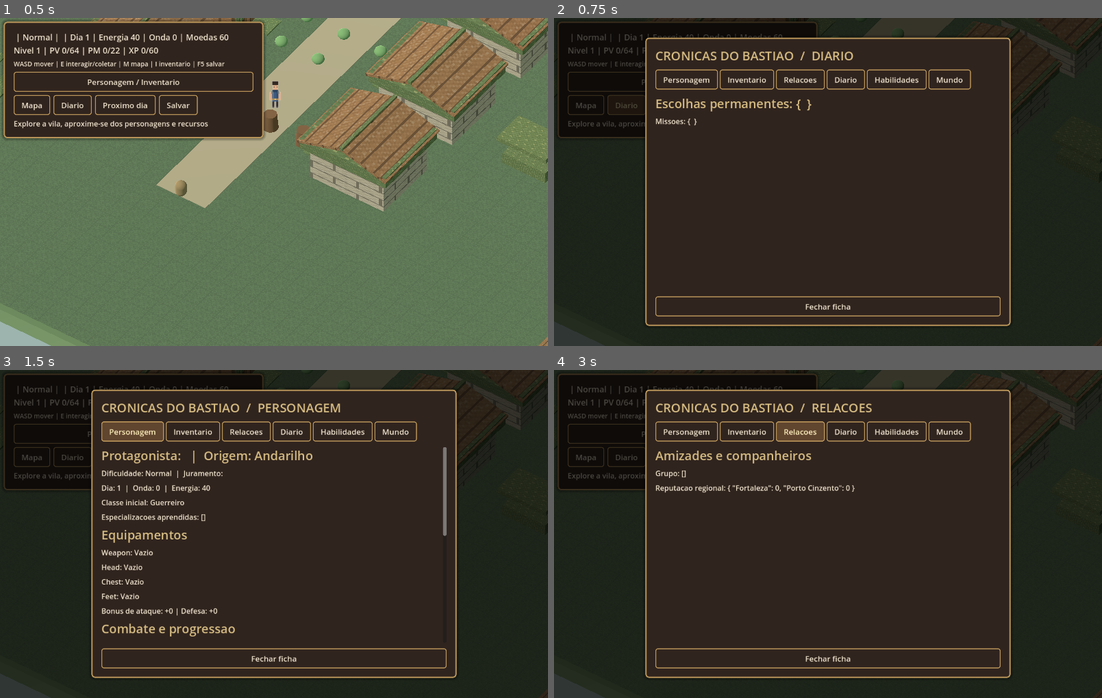
Above: before the commit, frames 1-4 (two rows, left to right).
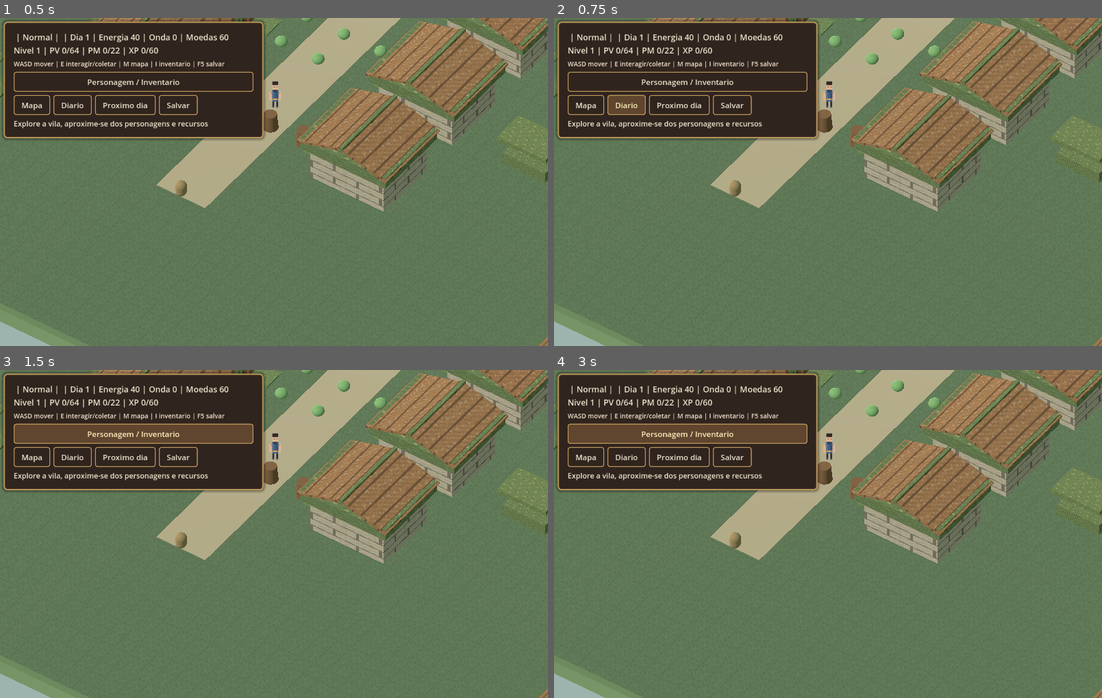
Above: after the commit, the same moments.

Repository: alexandre10227-afk/fortaleza-ultimo-bastiao
Game: Godot game, scene res://scenes/world.tscn
Two runs of this game, one before a commit and one after it. Both use one fixed random seed, a clock stepped at 60 frames per second and the inputs below. This scene is started directly instead of the project's main scene.
Inputs (mouse positions are in pixels of both pictures, inside the frame that each line leads up to):
- Up to frame 1 (0.5 s): no input
- Up to frame 2 (0.75 s): click "Diario" at 0.5 s
- Up to frame 3 (1.5 s): click (131, 432) at 1.25 s, where only the run before the commit has a clickable "Personagem"
- Up to frame 4 (3 s): click (745, 432) at 2 s, where only the run before the commit has a clickable "Inventario"; click (800, 432) at 2.75 s, where only the run before the commit has a clickable "Relacoes"

Frame 1 is identical in both runs. In frame 2, 93% of the frame differs, in the area x 0-100%, y 0-100%; in frame 3, 94%; in frame 4, 94%.
Error after the commit: Parse Error: Function "_show_catalog()" not found in base self. (res://scripts/character_sheet.gd:176)

Commit message:
feat(inventory): add equipment catalog tab and show exclusive armor data and secondary bonuses

Diff:
--- a/novo_projeto/scripts/character_sheet.gd
+++ b/novo_projeto/scripts/character_sheet.gd
@@ -4,11 +4,14 @@
 const UI = preload("res://scripts/ui_theme.gd")
 const ITEMS = preload("res://scripts/item_catalog.gd")
 const GEAR = preload("res://scripts/equipment_catalog.gd")
-const TABS := ["Personagem", "Inventario", "Relacoes", "Diario", "Habilidades", "Mundo"]
+const TABS := ["Personagem", "Inventario", "Relacoes", "Diario", "Habilidades", "Mundo", "Catalogo"]
 var page: String = "Personagem"
 var body: VBoxContainer
 var _tab_row: HBoxContainer
 var _top_label: Label
+var _catalog_class := "Guerreiro"
+var _catalog_rarity := "Raro"
+var _catalog_page := 0
 
 func _ready() -> void:
     set_anchors_and_offsets_preset(Control.PRESET_FULL_RECT)
@@ -82,6 +85,7 @@
                 _line("%s: %s" % [slot.capitalize(), equipped_label])
             var totals: Dictionary = GameState.equipment_stats()
             _line("Bonus de ataque: +%d | Defesa: +%d" % [int(totals["attack"]), int(totals["defense"])])
+            _line("Vida +%d | Mana +%d | Agilidade +%d | Cura +%d | Critico +%d" % [int(totals["life"]),int(totals["mana"]),int(totals["agility"]),int(totals["healing"]),int(totals["critical"])])
             _line("Combate e progressao", true)
             var battle_stats: Dictionary = GameState.hero_combat_stats()
             _line("Nivel %d | Experiencia %d/%d" % [int(battle_stats["level"]),int(battle_stats["xp"]),int(battle_stats["next_xp"])])
@@ -103,8 +107,9 @@
                     continue
                 found = true
                 var data: Dictionary = ITEMS.get_item(str(item_id))
-                var label := str(data.get("name", str(item_id).replace("_", " ").capitalize()))
-                var rarity := str(data.get("rarity", "Material/Especial"))
+                var rare_gear: Dictionary = GEAR.GEAR.get(str(item_id), {})
+                var label := str(data.get("name", rare_gear.get("name", str(item_id).replace("_", " ").capitalize())))
+                var rarity := str(data.get("rarity", rare_gear.get("rarity", "Material/Especial")))
                 _line("%s  x%d  |  %s" % [label, quantity, rarity])
                 if GEAR.is_equipment(str(item_id)):
                     var gear: Dictionary = GEAR.GEAR[str(item_id)]
@@ -167,6 +172,8 @@
             for fallen in GameState.memorial:
                 if fallen is Dictionary:
                     _line("%s | Dia %d | %s" % [str(fallen.get("name", "")), int(fallen.get("day", 0)), str(fallen.get("cause", ""))])
+        "Catalogo":
+            _show_catalog()
         "Habilidades":
             _line("Atributos iniciais e progressao", true)
             _line("Experiencia em agilidade por viagem: %d" % GameState.agility_xp)
